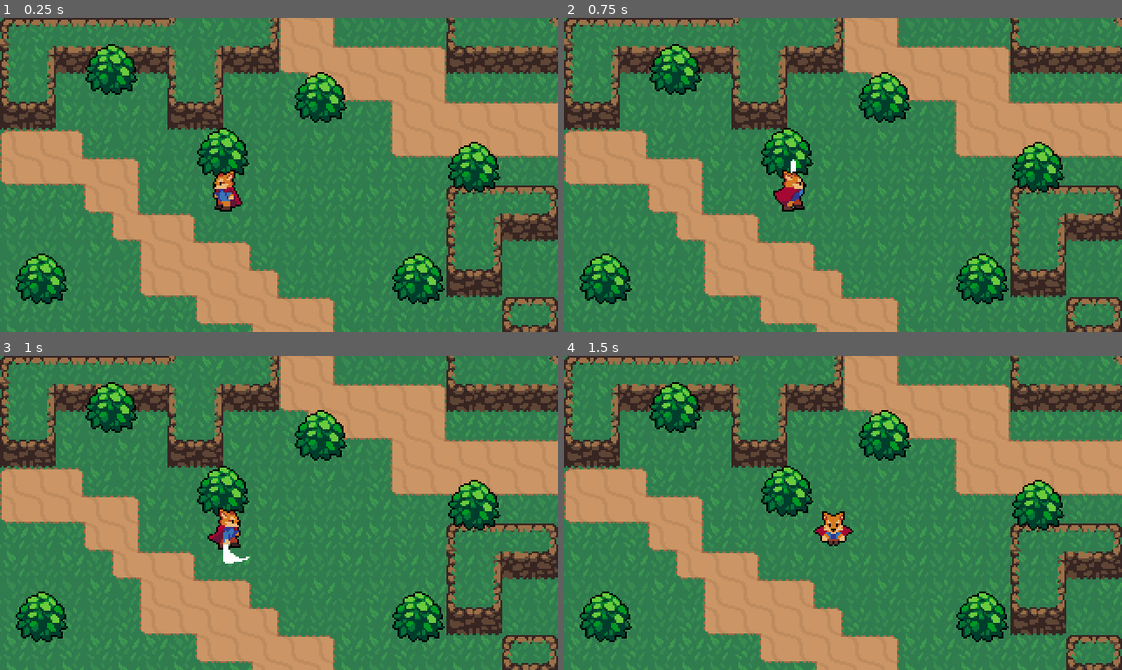
Above: before the commit, frames 1-4 (two rows, left to right).
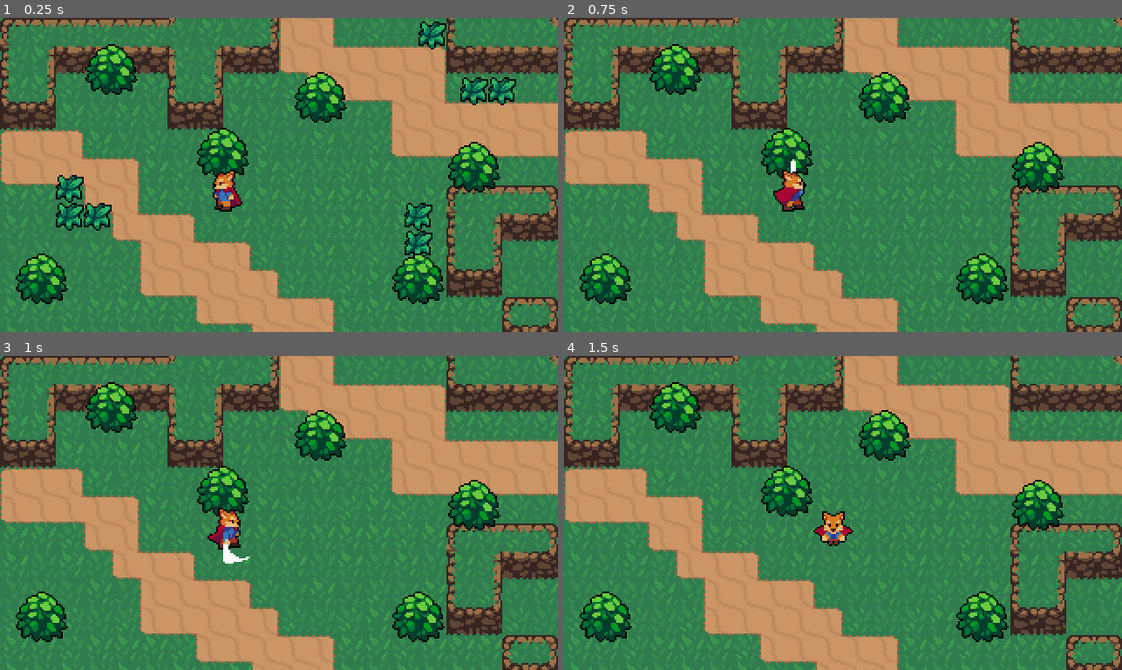
Above: after the commit, the same moments.

Repository: lorem-bacon/Fox-Tails-Godot-
Game: Godot game, scene res://Scenes/World.tscn
Same seed, same stepped clock (60 frames per second), same inputs: the game is played once before the commit and once after it.
Inputs:
- Up to frame 1 (0.25 s): no input
- Up to frame 2 (0.75 s): tap Enter at 0.5 s; hold Right (ui_right) from 0.53 s (still down); tap Q (custom_attack) at 0.6 s
- Up to frame 3 (1 s): keep holding Right (ui_right); tap Space (custom_roll) at 0.8 s
- Up to frame 4 (1.5 s): release Right (ui_right) at 1.28 s; hold Down (ui_down) from 1.28 s (still down); tap Space (custom_roll) at 1.35 s

The runs differ from the first frame. In frame 1, 2.7% of the frame differs, in the area x 10-93%, y 1-76%; in frame 2, nothing differs; in frame 3, nothing differs; in frame 4, nothing differs.

Commit message:
Grass added. Attack on Grass effect added

Diff:
--- /dev/null
+++ b/Effects/GrassEffect.tscn
@@ -0,0 +1,43 @@
+[gd_scene load_steps=9 format=2]
+
+[ext_resource path="res://Effects/GrassEffect.png" type="Texture" id=1]
+[ext_resource path="res://Scripts/GrassEffect.gd" type="Script" id=2]
+
+[sub_resource type="AtlasTexture" id=1]
+atlas = ExtResource( 1 )
+region = Rect2( 0, 0, 32, 32 )
+
+[sub_resource type="AtlasTexture" id=2]
+atlas = ExtResource( 1 )
+region = Rect2( 32, 0, 32, 32 )
+
+[sub_resource type="AtlasTexture" id=3]
+atlas = ExtResource( 1 )
+region = Rect2( 64, 0, 32, 32 )
+
+[sub_resource type="AtlasTexture" id=4]
+atlas = ExtResource( 1 )
+region = Rect2( 96, 0, 32, 32 )
+
+[sub_resource type="AtlasTexture" id=5]
+atlas = ExtResource( 1 )
+region = Rect2( 128, 0, 32, 32 )
+
+[sub_resource type="SpriteFrames" id=6]
+animations = [ {
+"frames": [ SubResource( 1 ), SubResource( 2 ), SubResource( 3 ), SubResource( 4 ), SubResource( 5 ) ],
+"loop": false,
+"name": "AnimateGrass",
+"speed": 15.0
+} ]
+
+[node name="GrassEffect" type="Node2D"]
+script = ExtResource( 2 )
+
+[node name="AnimatedSprite" type="AnimatedSprite" parent="."]
+position = Vector2( 0, 10 )
+frames = SubResource( 6 )
+animation = "AnimateGrass"
+frame = 3
+
+[connection signal="animation_finished" from="AnimatedSprite" to="." method="_on_AnimatedSprite_animation_finished"]
--- /dev/null
+++ b/Scenes/Grass.tscn
@@ -0,0 +1,11 @@
+[gd_scene load_steps=3 format=2]
+
+[ext_resource path="res://World/Grass.png" type="Texture" id=1]
+[ext_resource path="res://Scripts/Grass.gd" type="Script" id=2]
+
+[node name="Grass" type="Node2D"]
+script = ExtResource( 2 )
+
+[node name="Sprite" type="Sprite" parent="."]
+position = Vector2( 0, 10 )
+texture = ExtResource( 1 )
--- a/Scenes/World.tscn
+++ b/Scenes/World.tscn
@@ -1,10 +1,11 @@
-[gd_scene load_steps=55 format=2]
+[gd_scene load_steps=56 format=2]
 
 [ext_resource path="res://Scenes/Bush.tscn" type="PackedScene" id=1]
 [ext_resource path="res://Scenes/Player.tscn" type="PackedScene" id=2]
 [ext_resource path="res://World/GrassBackground.png" type="Texture" id=3]
 [ext_resource path="res://World/DirtTileset.png" type="Texture" id=4]
 [ext_resource path="res://World/CliffTileset.png" type="Texture" id=5]
+[ext_resource path="res://Scenes/Grass.tscn" type="PackedScene" id=6]
 
 [sub_resource type="TileSet" id=1]
 0/name = "DirtTileset.png 0"
@@ -505,20 +506,48 @@
 [node name="Player" parent="YSort" instance=ExtResource( 2 )]
 position = Vector2( 130, 105 )
 
-[node name="Bush" parent="YSort" instance=ExtResource( 1 )]
+[node name="Bushes" type="YSort" parent="YSort"]
+
+[node name="Bush" parent="YSort/Bushes" instance=ExtResource( 1 )]
 position = Vector2( 128, 80 )
 
-[node name="Bush2" parent="YSort" instance=ExtResource( 1 )]
+[node name="Bush2" parent="YSort/Bushes" instance=ExtResource( 1 )]
 position = Vector2( 272, 88 )
 
-[node name="Bush3" parent="YSort" instance=ExtResource( 1 )]
+[node name="Bush3" parent="YSort/Bushes" instance=ExtResource( 1 )]
 position = Vector2( 64, 32 )
 
-[node name="Bush4" parent="YSort" instance=ExtResource( 1 )]
+[node name="Bush4" parent="YSort/Bushes" instance=ExtResource( 1 )]
 position = Vector2( 184, 48 )
 
-[node name="Bush5" parent="YSort" instance=ExtResource( 1 )]
+[node name="Bush5" parent="YSort/Bushes" instance=ExtResource( 1 )]
 position = Vector2( 24, 152 )
 
-[node name="Bush6" parent="YSort" instance=ExtResource( 1 )]
+[node name="Bush6" parent="YSort/Bushes" instance=ExtResource( 1 )]
 position = Vector2( 240, 152 )
+
+[node name="Grasses" type="YSort" parent="YSort"]
+
+[node name="Grass" parent="YSort/Grasses" instance=ExtResource( 6 )]
+position = Vector2( 40, 104 )
+
+[node name="Grass2" parent="YSort/Grasses" instance=ExtResource( 6 )]
+position = Vector2( 56, 104 )
+
+[node name="Grass3" parent="YSort/Grasses" instance=ExtResource( 6 )]
+position = Vector2( 40, 88 )
+
+[node name="Grass4" parent="YSort/Grasses" instance=ExtResource( 6 )]
+position = Vector2( 240, 104 )
+
+[node name="Grass5" parent="YSort/Grasses" instance=ExtResource( 6 )]
+position = Vector2( 240, 120 )
+
+[node name="Grass6" parent="YSort/Grasses" instance=ExtResource( 6 )]
+position = Vector2( 272, 32 )
+
+[node name="Grass7" parent="YSort/Grasses" instance=ExtResource( 6 )]
+position = Vector2( 248, 0 )
+
+[node name="Grass8" parent="YSort/Grasses" instance=ExtResource( 6 )]
+position = Vector2( 288, 32 )
--- /dev/null
+++ b/Scripts/Grass.gd
@@ -0,0 +1,6 @@
+extends Node2D
+
+func _process(delta):
+	if Input.is_action_just_pressed("custom_attack"):
+
+		queue_free()
--- /dev/null
+++ b/Scripts/GrassEffect.gd
@@ -0,0 +1,10 @@
+extends Node2D
+
+onready var animatedSprite = $AnimatedSprite
+
+func _ready():
+	animatedSprite.frame = 0
+	animatedSprite.play("AnimateGrass")
+
+func _on_AnimatedSprite_animation_finished():
+	queue_free()
--- a/Scripts/Player.gd
+++ b/Scripts/Player.gd
@@ -28,7 +28,7 @@
 		MOVE:
 			move_state(delta)
 		ROLL:
-			roll_state(delta)
+			roll_state()
 		ATTACK:
 			attack_state()
 
@@ -50,19 +50,20 @@
 		animationTree.set("parameters/Attack/blend_position", input_vector)
 		animationTree.set("parameters/Roll/blend_position", input_vector)
 		animationState.travel("Run")
+
+		if Input.is_action_just_pressed("custom_roll"):
+			state = ROLL
 #	move_and_collide(velocity * delta)
 	velocity = move_and_slide(velocity)
 
 	if Input.is_action_just_pressed("custom_attack"):
 		state = ATTACK
-	if Input.is_action_just_pressed("custom_roll"):
-		state = ROLL
 
 func attack_state():
 	velocity = Vector2.ZERO
 	animationState.travel("Attack")
 
-func roll_state(delta):
+func roll_state():
 	animationState.travel("Roll")
 	velocity = move_and_slide(velocity)
 
